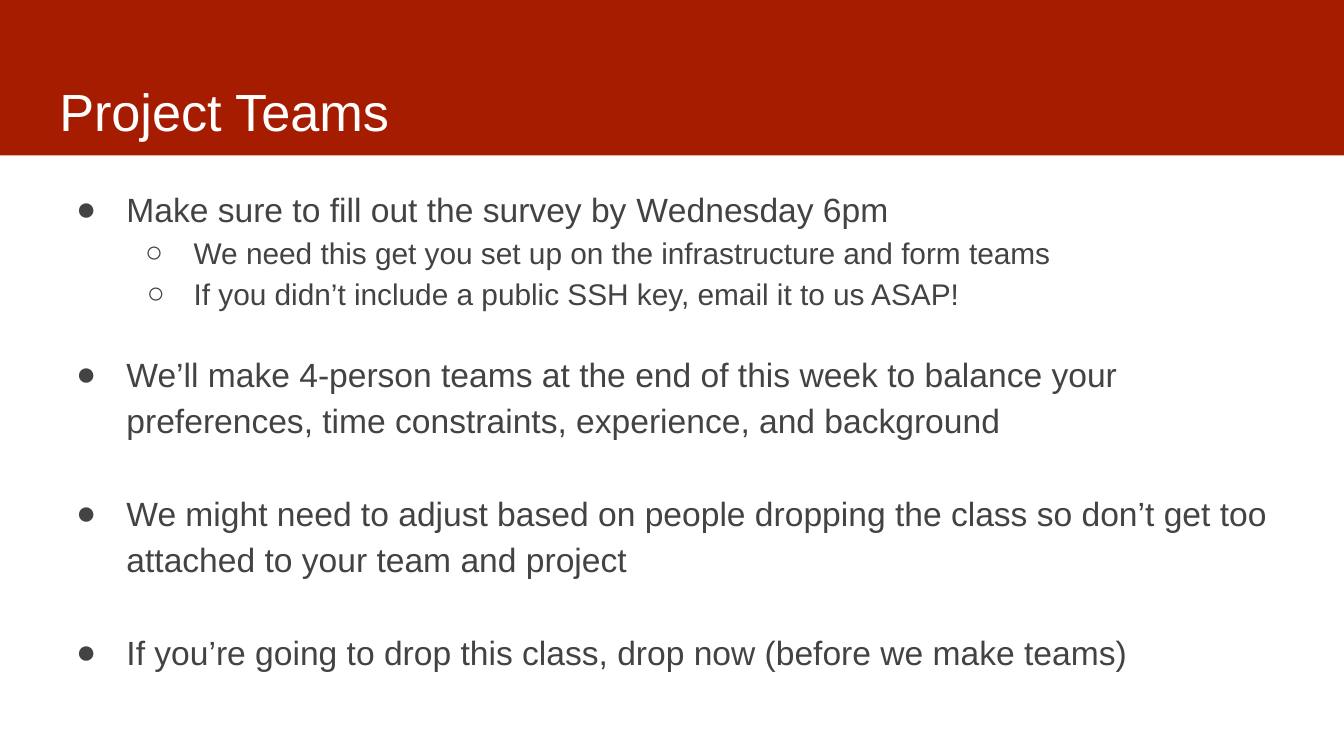
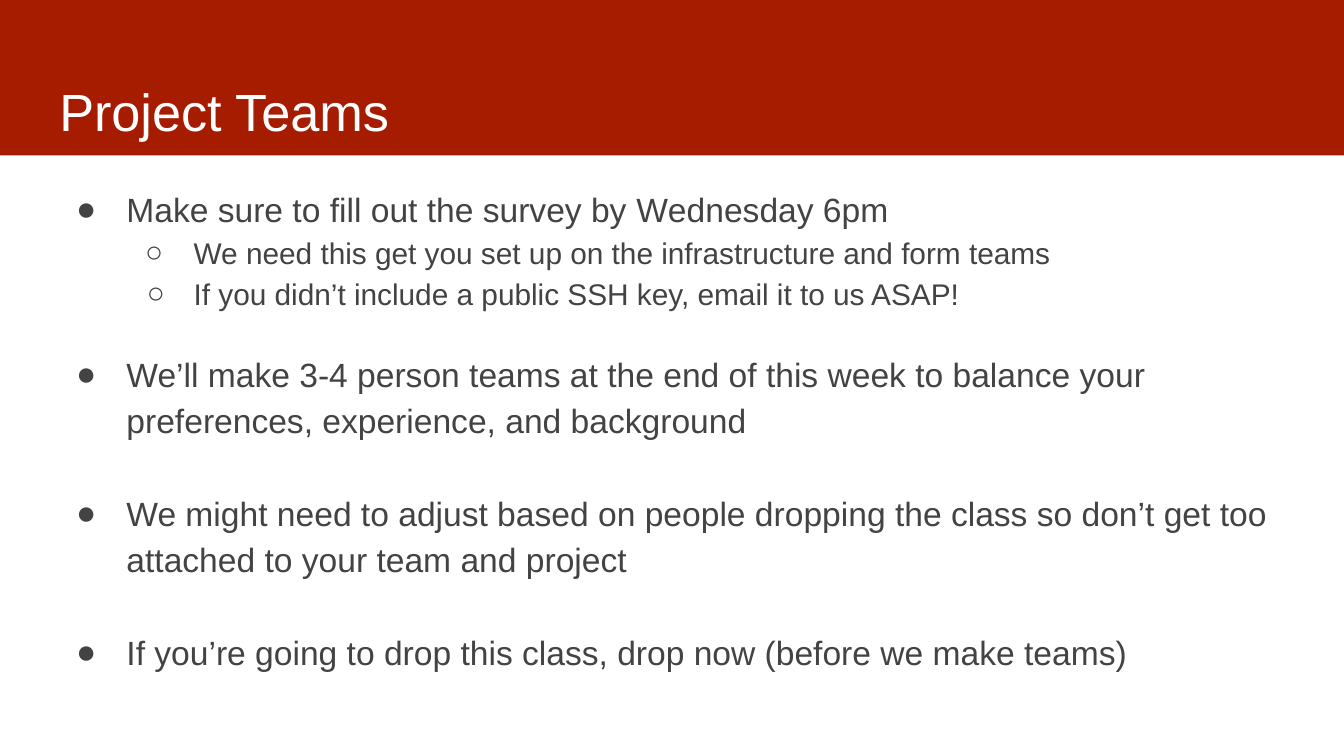
Before and after one commit to dssg/mlforpublicpolicylab, a slide deck: slide 12 of 01 - Intro and Scoping/ClassOverview.pptx (slide 13 before the commit). Drawn at 1344x756 pixels with LibreOffice and Linux fonts; fonts in the diff are those of the drawing. Boxes give left, top, right and bottom in pixels: in the first picture for what was removed or moved away, otherwise in the second. Text is boxed around its words. In the diff, an @@ line names an element or a change of style, - is before the commit and + after.

```diff
--- a/01 - Intro and Scoping/ClassOverview.pptx
+++ b/01 - Intro and Scoping/ClassOverview.pptx
@@ text at <box>126,362,1145,439</box>: text changed @@
-● We’ll make 4-person teams at the end of this week to balance your preferences, time constraints, experience, and background
+● We’ll make 3-4 person teams at the end of this week to balance your preferences, experience, and background
```
Also in this commit, not shown: 4 other slides changed, 1 slide removed.
